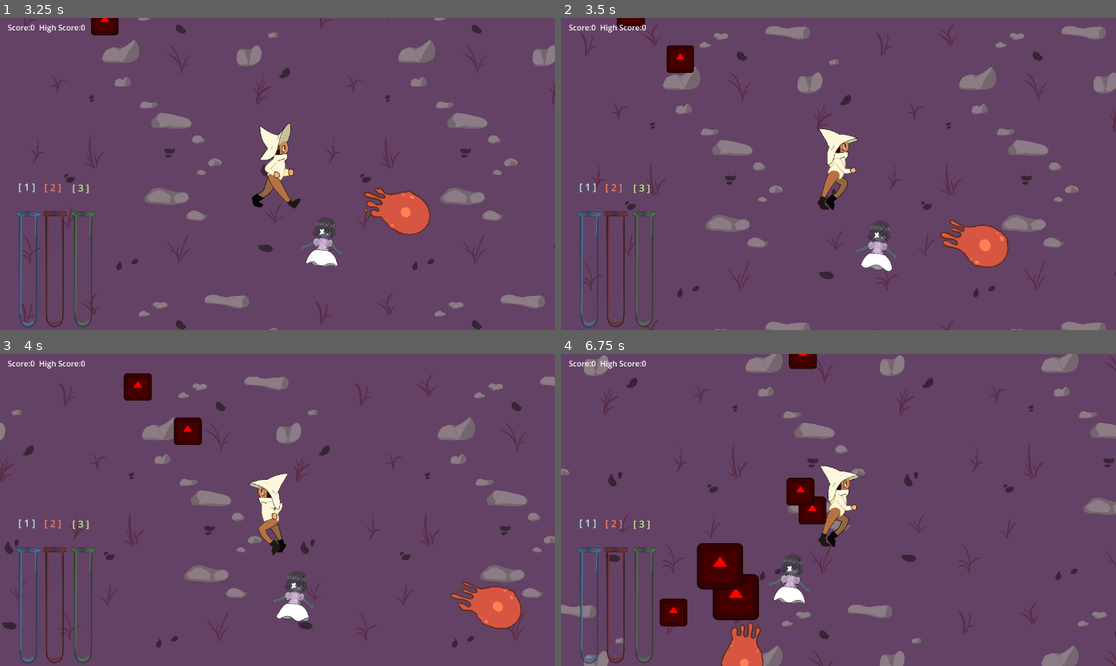
Above: before the commit, frames 1-4 (two rows, left to right).
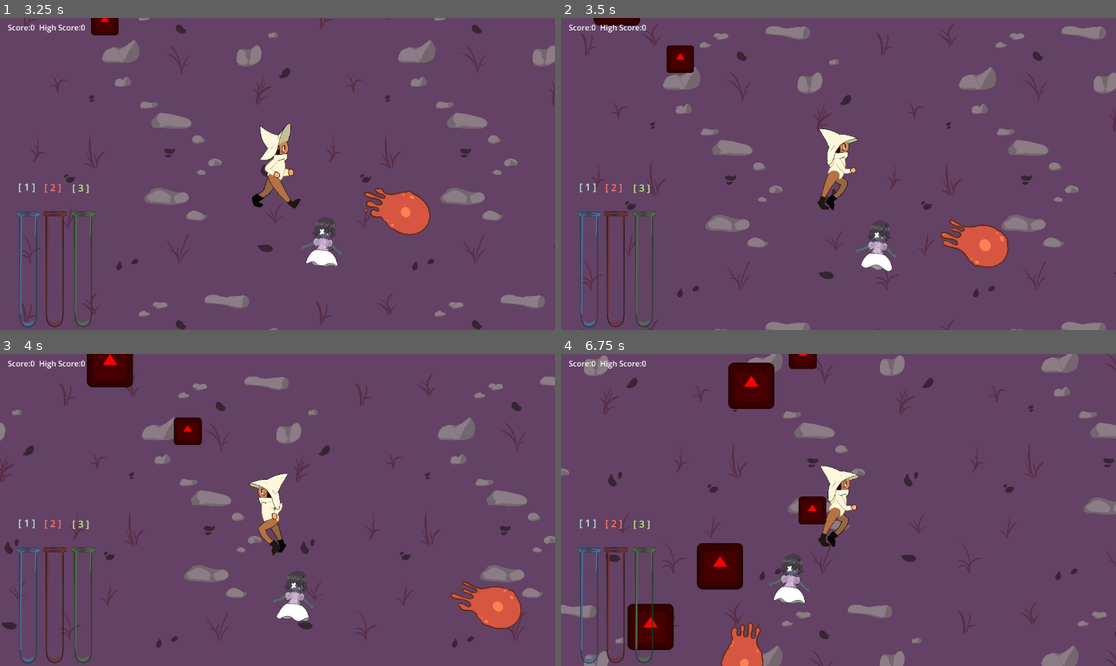
Above: after the commit, the same moments.

Repository: ACristoff/strangecompanion
Game: Godot game, scene res://game/manager.tscn
Same seed, same stepped clock (60 frames per second), same inputs: the game is played once before the commit and once after it. The engine's default icon, where the game draws it, is replaced by a stand-in: a white triangle on a blue panel in a dark square.
Inputs:
- Up to frame 1 (3.25 s): hold Right (ui_right) 0.53-1.28 s; tap one key every 0.75 s from 0.6 s: 1 (select_1) 2 (select_2) 3 (select_3) 1 (select_1); hold Down (ui_down) 1.28-2.03 s; hold Right (ui_right) 2.03-2.78 s; hold Up (ui_up) from 2.78 s (still down)
- Up to frame 2 (3.5 s): keep holding Up (ui_up)
- Up to frame 3 (4 s): release Up (ui_up) at 3.53 s; hold Left (ui_left) from 3.53 s (still down); tap 2 (select_2) at 3.6 s
- Up to frame 4 (6.75 s): tap one key every 0.75 s from 4.35 s: 3 (select_3) 1 (select_1) 2 (select_2) 3 (select_3); release Left (ui_left) at 5.03 s; hold Down (ui_down) 5.03-5.78 s; hold Right (ui_right) 5.78-6.53 s; hold Up (ui_up) from 6.53 s (still down)

Frame 1 is identical in both runs. In frame 2, 0.2% of the frame differs, in the area x 5-16%, y 0-4%; in frame 3, 1.2%; in frame 4, 3.9%, in the area x 12-46%, y 2-95%.

Commit message:
default shot

Diff:
--- a/game/enemies/GlobalPos.gd
+++ b/game/enemies/GlobalPos.gd
@@ -34,8 +34,11 @@
 	var new_enemy = instance_node(enemy1, enemy_pos, self)
 	var choice = randi_range(1,10)
 
-	if choice <= 3:
+	if choice <= 2:
 		new_enemy.construct_enemy("biggie")
+		pass
+	elif choice >= 3 && choice <=5:
+		#print("mediumboy")
 		pass
 	else:
 		new_enemy.construct_enemy("smalls")
--- a/game/player/bullet.gd
+++ b/game/player/bullet.gd
@@ -22,6 +22,9 @@
 	},
 	"homing": {
 		"sprite": homing_sprite
+	},
+	"default": {
+		"sprite": normal_sprite
 	}
 }
 
--- a/game/player/bullet.tscn
+++ b/game/player/bullet.tscn
@@ -1,7 +1,7 @@
 [gd_scene load_steps=8 format=3 uid="uid://c4vgvt24irxj7"]
 
 [ext_resource type="Script" path="res://game/player/bullet.gd" id="1_fdory"]
-[ext_resource type="Texture2D" uid="uid://c1nlurl1vlaqh" path="res://Assets/Player/(FIXED)SpreadBullet_SpriteSheet.PNG" id="2_fpx5q"]
+[ext_resource type="Texture2D" uid="uid://dcia4xeqb7x2e" path="res://Assets/Player/defaultshot.png" id="2_a5dg1"]
 
 [sub_resource type="RectangleShape2D" id="RectangleShape2D_h3iuo"]
 size = Vector2(20, 68)
@@ -55,7 +55,7 @@
 [node name="Sprite2D" type="Sprite2D" parent="."]
 rotation = -0.0234384
 scale = Vector2(0.118164, 0.118164)
-texture = ExtResource("2_fpx5q")
+texture = ExtResource("2_a5dg1")
 hframes = 2
 vframes = 2
 
--- a/game/player/witch.gd
+++ b/game/player/witch.gd
@@ -20,7 +20,7 @@
 var companion_radius = 100
 
 var SHOOT_MODE = {
-	"NORMAL": {
+	"DEFAULT": {
 		"TIMER": 1,
 		"DAMAGE": 3,
 		"AMOUNT": 1,
@@ -46,7 +46,7 @@
 	}
 }
 
-var current_mode = SHOOT_MODE.NORMAL
+var current_mode = SHOOT_MODE.DEFAULT
 
 var face_right = true
 
@@ -138,6 +138,14 @@
 		new_bullet.damage = current_mode.DAMAGE
 		new_bullet.change_type("homing")
 		pass
+	else:
+		var new_bullet = BULLET.instantiate()
+		get_parent().add_child(new_bullet)
+		new_bullet.rotation_degrees = rad_to_deg(angle)
+		new_bullet.global_position = lode.global_position
+		new_bullet.speed = current_mode.SPEED
+		new_bullet.damage = current_mode.DAMAGE
+		new_bullet.change_type("default")
 	pass
 
 func take_damage():
